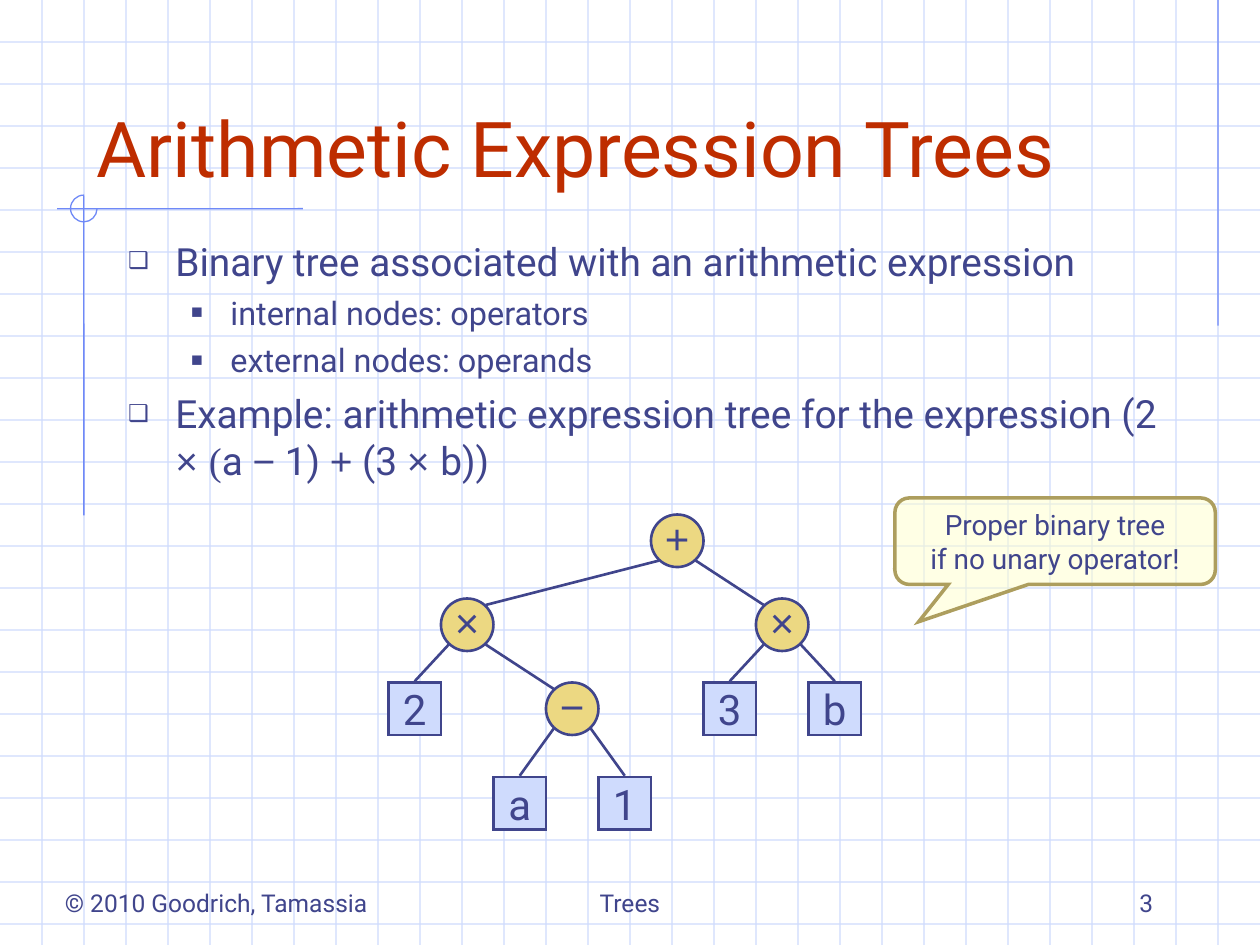
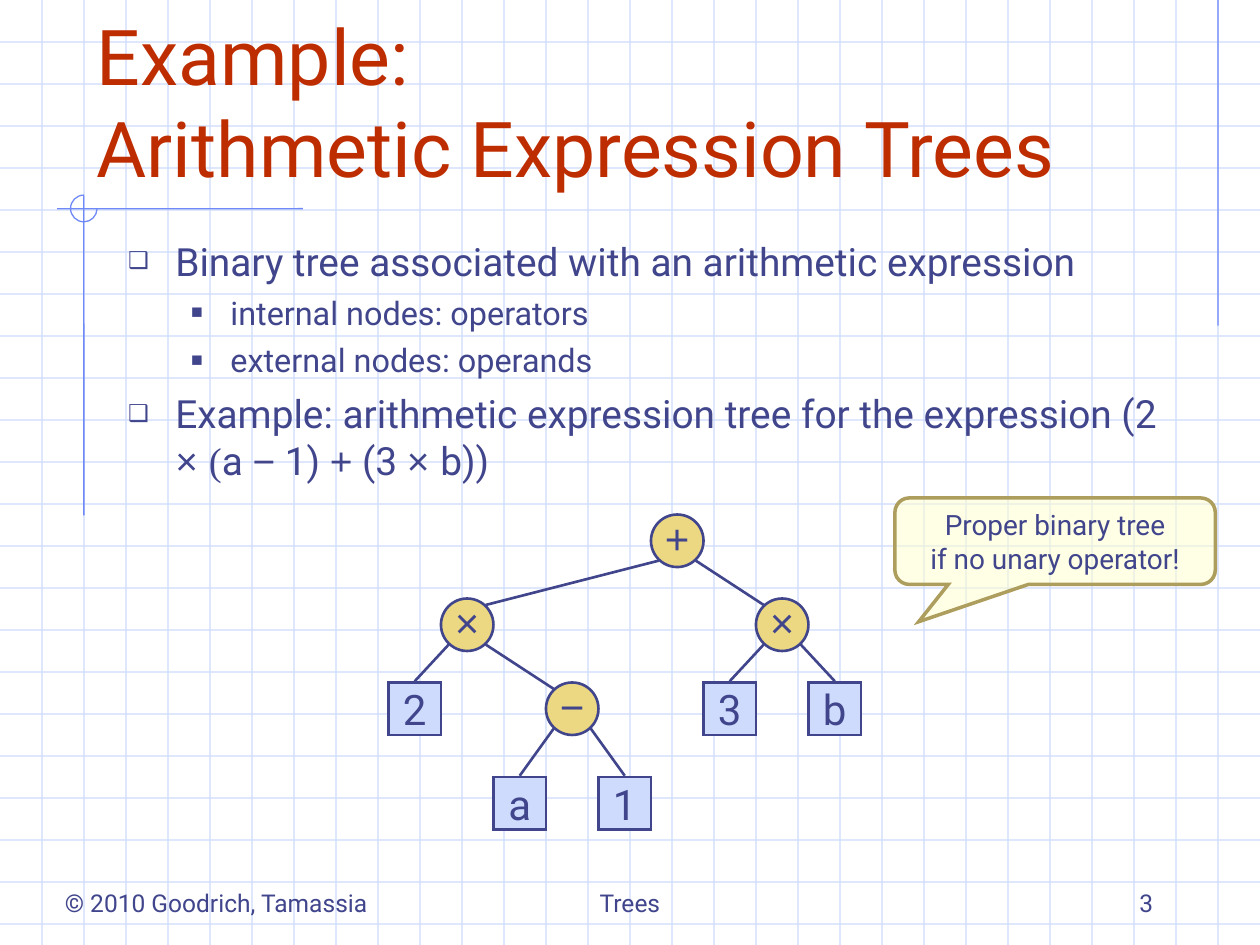
Before and after one commit to ShihKaiHo/DSA, a slide deck: slide 3 of 7.3-binaryTrees.ppt. Drawn at 1260x945 pixels with LibreOffice and Linux fonts; fonts in the diff are those of the drawing; background and template pictures are left out. Boxes give left, top, right and bottom in pixels: in the first picture for what was removed or moved away, otherwise in the second. Text is boxed around its words. In the diff, an @@ line names an element or a change of style, - is before the commit and + after.

```diff
--- a/7.3-binaryTrees.ppt
+++ b/7.3-binaryTrees.ppt
@@ title at bbox=[97, 27, 1054, 193]: text changed @@
-Arithmetic Expression Trees
+Example:
+Arithmetic Expression Trees
```
Also in this commit, not shown: 8 other slides changed, 5 slides added, 15 other files.
